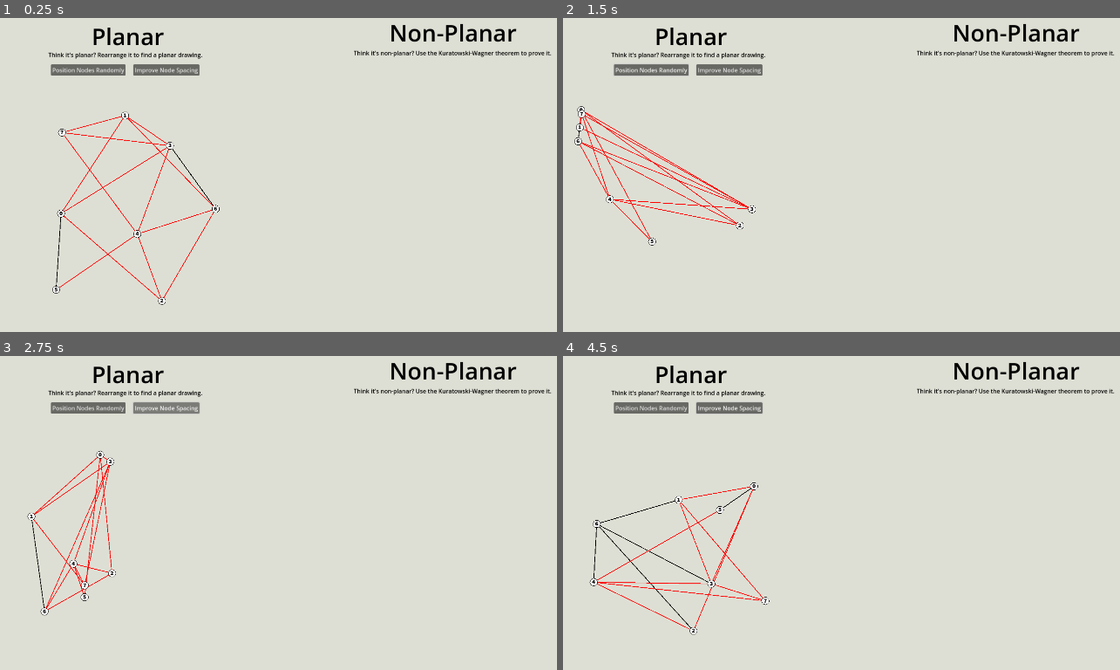
Above: before the commit, frames 1-4 (two rows, left to right).
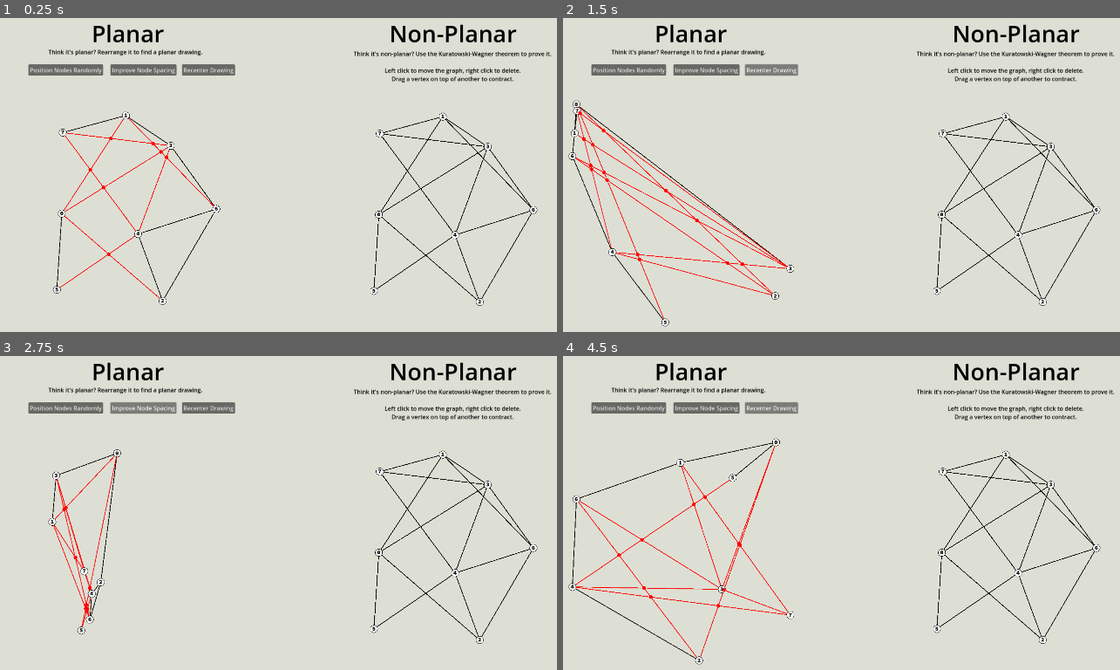
Above: after the commit, the same moments.

Repository: smileyface12349/combinatorics-game
Game: Godot game, scene res://Planarity/planarity_level.tscn
Same seed, same stepped clock (60 frames per second), same inputs: the game is played once before the commit and once after it. This scene is started directly instead of the project's main scene.
Inputs (mouse positions are in pixels of both pictures, inside the frame that each line leads up to):
- Up to frame 1 (0.25 s): no input
- Up to frame 2 (1.5 s): click "Position Nodes Randomly" at 0.5 s; click (769, 71) at 1.25 s, where only the run after the commit has a clickable "Recenter Drawing"
- Up to frame 3 (2.75 s): click "Improve Node Spacing" at 2 s
- Up to frame 4 (4.5 s): click "Position Nodes Randomly" at 2.75 s; click "Improve Node Spacing" at 3.5 s; click (769, 409) at 4.25 s, where only the run after the commit has a clickable "Recenter Drawing"

The runs differ from the first frame. In frame 1, 4.7% of the frame differs, in the area x 5-99%, y 1-92%; in frame 2, 6.0%, in the area x 0-99%, y 1-99%; in frame 3, 5.1%; in frame 4, 6.0%.

Commit message:
Started Kuratowsk-Wagner rearrangements with vertex deletions

Diff:
--- a/General/graphs.gd
+++ b/General/graphs.gd
@@ -79,17 +79,20 @@
 		return ((average_degree-2) * n_vertices + 2) / (pow(2, n_vertices) - n_vertices + 1) / 2
 
 	# Outputs a graph drawing where all nodes are positioned randomly
-	func get_drawing_random() -> GraphDrawing:
+	func get_drawing_random(deep_copy: bool = false) -> GraphDrawing:
 		var vertex_positions: Dictionary = {}
 		for vertex: int in self.vertex_neighbours.keys():
 			vertex_positions[vertex] = Vector2(randf(), randf())
-		return GraphDrawing.new(vertex_neighbours, vertex_positions)
+		if deep_copy:
+			return GraphDrawing.new(vertex_neighbours.duplicate(true), vertex_positions)
+		else:
+			return GraphDrawing.new(vertex_neighbours, vertex_positions)
 
 	# Outputs a graph drawing using the Fruchterman-Reingold algorithm such that nodes are spaced
 	# far apart, but also close to their neighbours
 	# Keeps going until max time or min amount of total movement, whichever comes first.
-	func get_drawing_best(max_time: float = 0.1, min_movement: float = 0.01) -> GraphDrawing:
-		var drawing: GraphDrawing = self.get_drawing_random()
+	func get_drawing_best(deep_copy: bool = false, max_time: float = 0.1, min_movement: float = 0.01) -> GraphDrawing:
+		var drawing: GraphDrawing = self.get_drawing_random(deep_copy)
 		var total_movement: float
 		var start_time: float = Time.get_unix_time_from_system()
 		while (Time.get_unix_time_from_system() - start_time) < max_time:
@@ -107,18 +110,28 @@
 	func is_planar() -> bool:
 		return true # TODO
 
+	# Deletes a vertex, and all edges incident to it
+	func delete_vertex(vertex: int) -> void:
+		var neighbours: Array = self.vertex_neighbours[vertex]
+		for neighbour: int in neighbours:
+			self.vertex_neighbours[neighbour].erase(vertex)
+		self.vertex_neighbours.erase(vertex)
+
 
 # A graph where each node has a position
 class GraphDrawing extends Graph:
 	var vertex_positions: Dictionary
 	var edge_crossings_cache: Array[Edge]
+	var edge_intersections_cache: Array[Vector2]
 	var edge_crossings_cache_invalidate: bool
+	var edge_intersections_cache_invalidate: bool
 
 	func _init(vertex_neighbours: Dictionary = {}, vertex_positions: Dictionary = {}) -> void:
 		super(vertex_neighbours)
 		self.vertex_positions = vertex_positions
 		self.edge_crossings_cache = []
 		self.edge_crossings_cache_invalidate = true
+		self.edge_intersections_cache_invalidate = true
 
 	func get_vertex_info(vertex: int) -> PositionedVertex:
 		return PositionedVertex.new(vertex, self.vertex_positions[vertex])
@@ -161,8 +174,16 @@
 			self.edge_crossings_cache_invalidate = false
 		return self.edge_crossings_cache
 
+	# Gets all the points at which edges intersect with each other
+	func get_edge_intersections() -> Array[Vector2]:
+		if self.edge_intersections_cache_invalidate:
+			self.edge_intersections_cache = self.force_get_edge_intersections()
+			self.edge_intersections_cache_invalidate = false
+		return self.edge_intersections_cache
+
 	func invalidate_edge_crossings_cache() -> void:
 		self.edge_crossings_cache_invalidate = true
+		self.edge_intersections_cache_invalidate = true
 
 	func force_get_crossing_edges() -> Array[Edge]:
 		var edges: Array[Edge] = []
@@ -181,6 +202,47 @@
 						edges.append(edge2)
 
 		return edges
+
+	func force_get_edge_intersections() -> Array[Vector2]:
+		var vertices: Array[Vector2] = []
+
+		for edge1: Edge in self.get_undirected_edge_list():
+			for edge2: Edge in self.get_undirected_edge_list():
+				# only consider each pair once
+				if not (edge1.head.id < edge2.head.id || (edge1.head.id == edge2.head.id && edge1.tail.id < edge2.tail.id)):
+					continue
+
+				var intersection: Vector2 = self.get_intersection_point(edge1, edge2)
+				if intersection != Vector2(-1, -1):
+					vertices.append(intersection)
+
+		return vertices
+
+	# Gets the intersection point between two edges by solving parametric equations
+	static func get_intersection_point(e1: Edge, e2: Edge) -> Vector2:
+		var x1: float = e1.t.p.x
+		var y1: float = e1.t.p.y
+		var x2: float = e1.h.p.x
+		var y2: float = e1.h.p.y
+
+		var x3: float = e2.t.p.x
+		var y3: float = e2.t.p.y
+		var x4: float = e2.h.p.x
+		var y4: float = e2.h.p.y
+
+		var denom: float = (x1 - x2) * (y3 - y4) - (y1 - y2) * (x3 - x4)
+		if abs(denom) < 0.0001:  # Check for parallel lines
+			return Vector2(-1, -1)
+
+		var t: float = ((x1 - x3) * (y3 - y4) - (y1 - y3) * (x3 - x4)) / denom
+		var u: float = ((x1 - x3) * (y1 - y2) - (y1 - y3) * (x1 - x2)) / denom
+
+		if (0.00001 <= t && t <= 0.99999) and (0 <= u && u <= 1):
+			return Vector2(
+				x1 + t * (x2 - x1),
+				y1 + t * (y2 - y1)
+			)
+		return Vector2(-1, -1)
 
 	# Gets all the edges not listed in the input
 	func get_other_edges(edges: Array[Edge]) -> Array[Edge]:
@@ -205,21 +267,8 @@
 		return self.get_crossing_edges().is_empty()
 
 	# Test if two edges cross
-	# TODO: This code doesn't work. Make a new system to detect edge crossings in the Edge class
 	static func test_edge_crossing(edge1: Edge, edge2: Edge) -> bool:
-		var t: float = (edge2.head.position.x - edge1.head.position.x) / (edge1.tail.position.x - edge1.head.position.x - edge2.tail.position.x + edge2.head.position.x)
-		var t2: float = (edge2.head.position.y - edge1.head.position.y) / (edge1.tail.position.y - edge1.head.position.y - edge2.tail.position.y + edge2.head.position.y)
-		print("x: " + str(t) + ", y: " + str(t2) + ", result: " + str((0 <= t && t <= 1) && (0 <= t2 && t2 <= 1)))
-		return (0.05 <= t && t <= 0.95) && (0.05 <= t2 && t2 <= 0.95)
-
-		# StackOverflow version
-		#return ccw(edge1.head, edge2.head, edge2.tail) != ccw(edge1.tail, edge2.head, edge2.tail) \
-			#and ccw(edge1.head, edge1.tail, edge2.head) != ccw(edge1.head, edge1.tail, edge2.tail)
-
-	# credit: https://stackoverflow.com/questions/3838329/how-can-i-check-if-two-segments-intersect
-	static func ccw(A: PositionedVertex, B: PositionedVertex, C: PositionedVertex) -> float:
-		return (C.position.y-A.position.y) * (B.position.x-A.position.x) \
-			> (B.position.y-A.position.y) * (C.position.x-A.position.x)
+		return get_intersection_point(edge1, edge2) != Vector2(-1, -1)
 
 	# Repositions the nodes to (hopefully) lead to a better drawing
 	# Outputs the total amount of movement (you may want to use this to detect convergence)
@@ -267,11 +316,41 @@
 			self.vertex_positions[vertex] -= displacement.normalized() * force
 			forces[vertex] -= displacement.normalized() * force
 
+		# Graph changed: invalidate cache
+		self.invalidate_edge_crossings_cache()
+
 		# Output total amount of movement (use this to detect convergence)
 		var total_force: float = 0
 		for force: Vector2 in forces.values():
 			total_force += force.length()
 		return total_force
+
+	# Moves the drawing to the center of the page, preserving the shape and distances
+	func recenter_drawing() -> void:
+		# Determine the bounds
+		var x_min: float = 1
+		var x_max: float = 0
+		var y_min: float = 1
+		var y_max: float = 0
+
+		for pos: Vector2 in self.vertex_positions.values():
+			if pos.x < x_min:
+				x_min = pos.x
+			if pos.x > x_max:
+				x_max = pos.x
+			if pos.y < y_min:
+				y_min = pos.y
+			if pos.y > y_max:
+				y_max = pos.y
+
+		# Translate and scale each coordinate
+		for vertex: int in self.vertex_positions:
+			self.vertex_positions[vertex] -= Vector2(x_min, y_min)
+			self.vertex_positions[vertex].x /= x_max - x_min
+			self.vertex_positions[vertex].y /= y_max - y_min
+
+		# We've changed the graph - invalidate the cache
+		self.invalidate_edge_crossings_cache()
 
 	# Forces a vertex inside bounds (moves it onto the boundary)
 	func keep_vertex_inside(vertex: int) -> void:
@@ -313,9 +392,18 @@
 		for vertex: int in self.vertex_neighbours.keys():
 			draw_vertex.call(self.get_draw_pos(vertex, size), vertex)
 
+	# Deletes a vertex, and all edges incident to it
+	func delete_vertex(vertex: int) -> void:
+		self.vertex_positions.erase(vertex)
+		super(vertex)
+		self.invalidate_edge_crossings_cache()
+
 	# Get a rearrangeable version of the graph
-	func get_rearrangeable() -> RearrangeableGraphDrawing:
-		return RearrangeableGraphDrawing.new(self.vertex_neighbours, self.vertex_positions)
+	func get_rearrangeable(deep_copy: bool = false) -> RearrangeableGraphDrawing:
+		if deep_copy:
+			return RearrangeableGraphDrawing.new(self.vertex_neighbours.duplicate(true), self.vertex_positions.duplicate(true))
+		else:
+			return RearrangeableGraphDrawing.new(self.vertex_neighbours, self.vertex_positions)
 
 
 # A class to handle a graph that can be rearranged by the user. Don't forget to keep it updated
@@ -364,26 +452,25 @@
 	func left_mouse_released() -> void:
 		self.selected_vertex = -1
 
-	func draw(size: Vector2, draw_vertex: Callable, draw_edge: Callable, compute_crossings: bool = true) -> void:
+	func right_mouse_clicked() -> void:
+		pass # only used for minor stuff
+
+	func right_mouse_released() -> void:
+		pass # unused
+
+	func draw_rearrangeable(size: Vector2, draw_vertex: Callable, draw_edge: Callable, draw_edge_intersection: Callable) -> void:
 		# Update cached size
 		self.size = size
 
-		print("Total Edges: " + str(self.get_undirected_edge_list().size()))
-
 		# Draw edges first so that they are behind
-		if compute_crossings:
-			var crossing_edges: Array[Edge] = self.get_crossing_edges()
-			print("Crossing Edges: " + str(crossing_edges.size()))
-			#assert(self.get_other_edges(crossing_edges).size() + crossing_edges.size() == self.get_undirected_edge_list().size())
-			# Draw non-crossing edges first
-			for edge: Edge in self.get_other_edges(crossing_edges):
-				draw_edge.call(self.get_draw_pos(edge.head.id, size), self.get_draw_pos(edge.tail.id, size), false)
-			# Then emphasise the edges that are crossing over others
-			for edge: Edge in crossing_edges:
-				draw_edge.call(self.get_draw_pos(edge.head.id, size), self.get_draw_pos(edge.tail.id, size), true)
-		else:
-			for edge: Edge in self.get_undirected_edge_list():
-				draw_edge.call(self.get_draw_pos(edge.head.id, size), self.get_draw_pos(edge.tail.id, size))
+		var crossing_edges: Array[Edge] = self.get_crossing_edges()
+		#(self.get_other_edges(crossing_edges).size() + crossing_edges.size() == self.get_undirected_edge_list().size())
+		# Draw non-crossing edges first
+		for edge: Edge in self.get_other_edges(crossing_edges):
+			draw_edge.call(self.get_draw_pos(edge.head.id, size), self.get_draw_pos(edge.tail.id, size), false)
+		# Then emphasise the edges that are crossing over others
+		for edge: Edge in crossing_edges:
+			draw_edge.call(self.get_draw_pos(edge.head.id, size), self.get_draw_pos(edge.tail.id, size), true)
 
 		# Draw vertices second
 		for vertex: int in self.vertex_neighbours.keys():
@@ -396,6 +483,53 @@
 				state = RearrangeableVertexState.Default
 			draw_vertex.call(self.get_draw_pos(vertex, size), vertex, state)
 
+		# Draw edge intersections
+		for crossing_vertex: Vector2 in self.get_edge_intersections():
+			draw_edge_intersection.call(self.vertex_to_world(crossing_vertex, size))
+
+	func get_minor_rearrangeable(deep_copy: bool = false) -> MinorRearrangeableGraphDrawing:
+		if deep_copy:
+			return MinorRearrangeableGraphDrawing.new(self.vertex_neighbours.duplicate(true), self.vertex_positions.duplicate(true))
+		else:
+			return MinorRearrangeableGraphDrawing.new(self.vertex_neighbours, self.vertex_positions)
+
+class MinorRearrangeableGraphDrawing extends RearrangeableGraphDrawing:
+	# A rearrangeable graph that also supports vertex and edge deletions using right click, and
+	# vertex contractions by dragging vertices on top of each other
+
+	func _init(vertex_neighbours: Dictionary = {}, vertex_positions: Dictionary = {}) -> void:
+		super(vertex_neighbours, vertex_positions)
+
+	func right_mouse_clicked() -> void:
+		var vertex_to_delete: int = self.get_vertex_at_mouse()
+		if vertex_to_delete != -1:
+			self.delete_vertex(vertex_to_delete)
+
+		# TODO: Delete edge if clicked on
+
+	func right_mouse_released() -> void:
+		pass # don't actually care right now
+
+	func draw_rearrangeable(size: Vector2, draw_vertex: Callable, draw_edge: Callable, draw_edge_intersection: Callable) -> void:
+		# Update cached size
+		self.size = size
+
+		# We don't care about what's crossing over any more
+		for edge: Edge in self.get_undirected_edge_list():
+			draw_edge.call(self.get_draw_pos(edge.head.id, size), self.get_draw_pos(edge.tail.id, size), false)
+		# TODO: Draw edges differently if they are being hovered over (only highlight the first one being hovered over)
+
+		# Draw vertices second
+		for vertex: int in self.vertex_neighbours.keys():
+			var state: RearrangeableVertexState
+			if self.selected_vertex == vertex:
+				state = RearrangeableVertexState.Selected
+			elif self.is_hovering_over_vertex(vertex):
+				state = RearrangeableVertexState.Hover
+			else:
+				state = RearrangeableVertexState.Default
+			draw_vertex.call(self.get_draw_pos(vertex, size), vertex, state)
+
 
 # An edge in a graph (not used in representing graphs, but can be useful in some situations).
 # These may be used as directed or undirected edges.
@@ -404,6 +538,14 @@
 	var head: PositionedVertex
 	var tail: PositionedVertex
 
+	# Shorthand
+	var h: PositionedVertex:
+		get:
+			return head
+	var t: PositionedVertex:
+		get:
+			return tail
+
 	func _init(head: PositionedVertex, tail: PositionedVertex) -> void:
 		self.head = head
 		self.tail = tail
@@ -421,6 +563,11 @@
 # Not used internally when storing graphs, but can be used when returning values
 class PositionedVertex extends Vertex:
 	var position: Vector2
+
+	# Shorthand
+	var p: Vector2:
+		get:
+			return position
 
 	func _init(id: int, position: Vector2) -> void:
 		super(id)
--- a/General/rearrangeable_graph.gd
+++ b/General/rearrangeable_graph.gd
@@ -58,10 +58,14 @@
 
 	var draw_edge: Callable = func (end1: Vector2, end2: Vector2, crosses: bool = false) -> void:
 		draw_line(end1, end2, Color.RED if crosses else Color.BLACK, 2)
+		#draw_line(end1, end2, Color.BLACK, 2)
 
-	graph.draw(
+	var draw_edge_crossing: Callable = func (position: Vector2) -> void:
+		draw_circle(position, 5, Color.RED, true)
+
+	graph.draw_rearrangeable(
 		size,
 		draw_vertex,
 		draw_edge,
-		true
+		draw_edge_crossing
 	)
--- /dev/null
+++ b/Planarity/non_planar_graph.gd
@@ -0,0 +1,25 @@
+class_name NonPlanarGraph
+extends RearrangeableGraph
+
+
+# Called when the node enters the scene tree for the first time.
+func _ready() -> void:
+	super()
+	size = Vector2(600, 600)
+
+func set_graph(new_graph: Graphs.RearrangeableGraphDrawing) -> void:
+	graph = new_graph
+	queue_redraw()
+
+# Detect mouse clicks
+func _input(event: InputEvent) -> void:
+	# Left mouse button pressed done in base function
+	super(event)
+
+	# Detect right click
+	if event is InputEventMouseButton && event.button_index == MOUSE_BUTTON_RIGHT:
+		if event.pressed:
+			graph.right_mouse_clicked()
+		else:
+			graph.right_mouse_released()
+		queue_redraw()
--- a/Planarity/planarity_level.gd
+++ b/Planarity/planarity_level.gd
@@ -2,10 +2,13 @@
 
 var graph: Graphs.Graph
 var planarGraph: Graphs.RearrangeableGraphDrawing
+var nonPlanarGraph: Graphs.MinorRearrangeableGraphDrawing
 
 @export var planar: PlanarGraph
+@export var nonPlanar: NonPlanarGraph
 @export var resetDrawingButton: Button
 @export var improveDrawingButton: Button
+@export var centerDrawingButton: Button
 
 var improve_button_held: bool = false
 var improve_button_every: float = 0.02
@@ -16,6 +19,7 @@
 	resetDrawingButton.pressed.connect(reset_planar_drawing)
 	improveDrawingButton.button_down.connect(improve_planar_drawing)
 	improveDrawingButton.button_up.connect(stop_improving_drawing)
+	centerDrawingButton.pressed.connect(recenter_planar_drawing)
 
 func _process(delta: float) -> void:
 	if improve_button_held:
@@ -27,8 +31,10 @@
 
 func new_graph() -> void:
 	graph = Graphs.Graph.get_random_connected(8, 0.4)
-	planarGraph = graph.get_drawing_best().get_rearrangeable()
+	planarGraph = graph.get_drawing_best(true).get_rearrangeable(true)
 	planar.set_graph(planarGraph)
+	nonPlanarGraph = planarGraph.get_minor_rearrangeable(true)
+	nonPlanar.set_graph(nonPlanarGraph)
 
 func reset_planar_drawing() -> void:
 	planarGraph = graph.get_drawing_random().get_rearrangeable()
@@ -39,3 +45,7 @@
 
 func stop_improving_drawing() -> void:
 	improve_button_held = false
+
+func recenter_planar_drawing() -> void:
+	planar.graph.recenter_drawing()
+	planar.queue_redraw()
--- a/Planarity/planarity_level.tscn
+++ b/Planarity/planarity_level.tscn
@@ -1,17 +1,22 @@
-[gd_scene load_steps=5 format=3 uid="uid://pttw3w884dtk"]
+[gd_scene load_steps=7 format=3 uid="uid://pttw3w884dtk"]
 
 [ext_resource type="Script" path="res://Planarity/planarity_level.gd" id="1_bvqhp"]
 [ext_resource type="Script" path="res://Planarity/planar_graph.gd" id="2_ca3q1"]
 [ext_resource type="FontFile" uid="uid://c13m3wup8q1k5" path="res://fonts/source-code-pro/source-code-pro-2.010R-ro-1.030R-it/TTF/SourceCodePro-Black.ttf" id="3_xbkjo"]
+[ext_resource type="Script" path="res://Planarity/non_planar_graph.gd" id="4_4fd3f"]
 
 [sub_resource type="StyleBoxFlat" id="StyleBoxFlat_yjt5m"]
 bg_color = Color(0.870361, 0.873477, 0.832803, 1)
 
-[node name="PlanarityLevel" type="Node2D" node_paths=PackedStringArray("planar", "resetDrawingButton", "improveDrawingButton")]
+[sub_resource type="Theme" id="Theme_uh2o2"]
+
+[node name="PlanarityLevel" type="Node2D" node_paths=PackedStringArray("planar", "nonPlanar", "resetDrawingButton", "improveDrawingButton", "centerDrawingButton")]
 script = ExtResource("1_bvqhp")
 planar = NodePath("PlanarGraph")
+nonPlanar = NodePath("NonPlanarGraph")
 resetDrawingButton = NodePath("Panel/ResetDrawingButton")
 improveDrawingButton = NodePath("Panel/ImproveDrawingButton")
+centerDrawingButton = NodePath("Panel/RecenterDrawingButton")
 
 [node name="Panel" type="Panel" parent="."]
 offset_right = 1923.0
@@ -21,9 +26,9 @@
 [node name="NonPlanarHeading" type="RichTextLabel" parent="Panel"]
 layout_mode = 0
 offset_left = 1045.0
-offset_top = 58.0
+offset_top = 60.0
 offset_right = 1737.0
-offset_bottom = 198.0
+offset_bottom = 248.0
 theme_override_colors/default_color = Color(0, 0, 0, 1)
 theme_override_font_sizes/normal_font_size = 64
 bbcode_enabled = true
@@ -34,17 +39,20 @@
 offset_left = -39.0
 offset_top = 89.0
 offset_right = 730.0
-offset_bottom = 129.0
+offset_bottom = 191.0
 theme_override_colors/default_color = Color(0, 0, 0, 1)
 bbcode_enabled = true
-text = "[center]Think it's non-planar? Use the Kuratowski-Wagner theorem to prove it."
+text = "[center]Think it's non-planar? Use the Kuratowski-Wagner theorem to prove it.
+
+Left click to move the graph, right click to delete.
+Drag a vertex on top of another to contract."
 
 [node name="PlanarHeading" type="RichTextLabel" parent="Panel"]
 layout_mode = 0
 offset_left = 150.0
-offset_top = 68.0
+offset_top = 60.0
 offset_right = 842.0
-offset_bottom = 208.0
+offset_bottom = 200.0
 theme_override_colors/default_color = Color(0, 0, 0, 1)
 theme_override_font_sizes/normal_font_size = 64
 bbcode_enabled = true
@@ -62,21 +70,35 @@
 
 [node name="ResetDrawingButton" type="Button" parent="Panel"]
 layout_mode = 0
-offset_left = 284.0
+offset_left = 222.0
 offset_top = 190.0
-offset_right = 490.0
+offset_right = 428.0
 offset_bottom = 221.0
+theme = SubResource("Theme_uh2o2")
 text = "Position Nodes Randomly"
 
 [node name="ImproveDrawingButton" type="Button" parent="Panel"]
 layout_mode = 0
-offset_left = 511.0
+offset_left = 448.0
 offset_top = 190.0
-offset_right = 693.0
+offset_right = 630.0
 offset_bottom = 221.0
 text = "Improve Node Spacing"
 
+[node name="RecenterDrawingButton" type="Button" parent="Panel"]
+layout_mode = 0
+offset_left = 645.0
+offset_top = 190.0
+offset_right = 791.0
+offset_bottom = 221.0
+text = "Recenter Drawing"
+
 [node name="PlanarGraph" type="Node2D" parent="."]
-position = Vector2(168, 300)
+position = Vector2(170, 300)
 script = ExtResource("2_ca3q1")
 font = ExtResource("3_xbkjo")
+
+[node name="NonPlanarGraph" type="Node2D" parent="."]
+position = Vector2(1043, 303)
+script = ExtResource("4_4fd3f")
+font = ExtResource("3_xbkjo")
